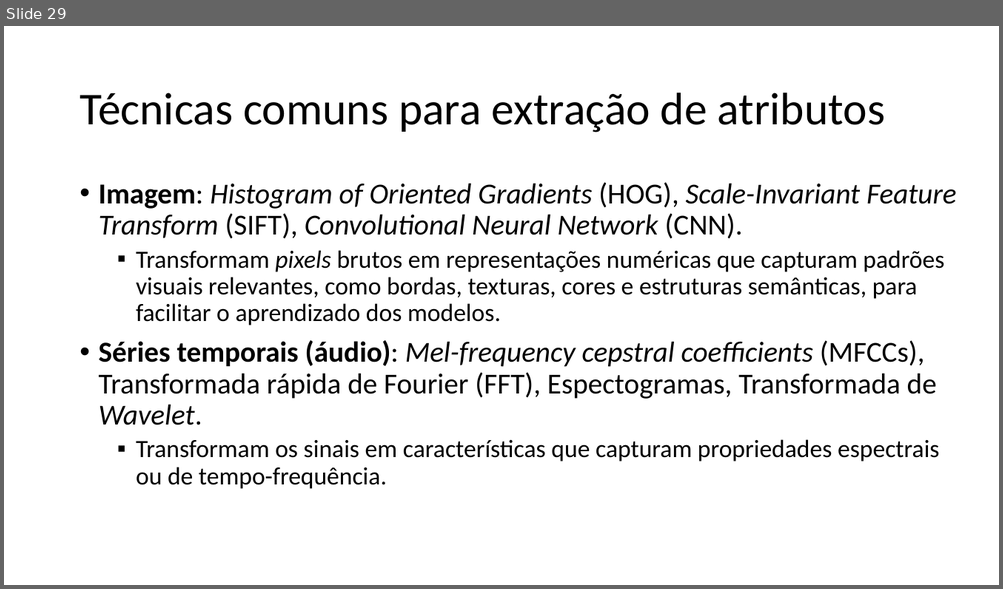
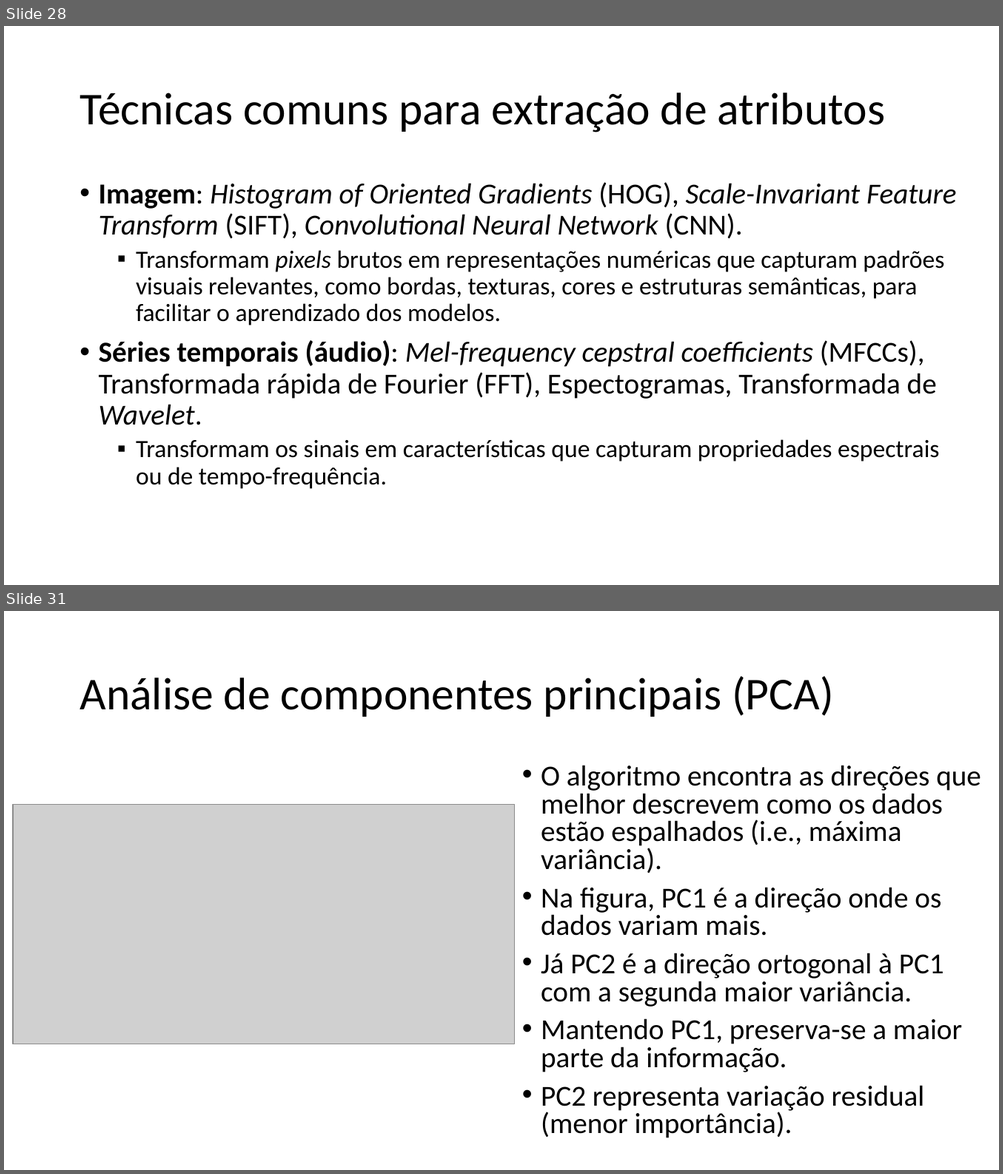
Before and after one commit to zz4fap/c24_inteligencia_artificial, a slide deck: slides/C24_Transformações.pptx. Shown one above the other, each under a label of ours: slide 29 before the commit, slides 28 and 31 after it; the slides between them are not shown. The pictures are 1003x589 and 1003x1174 pixels, drawn with LibreOffice and Linux fonts; fonts in the diff are those of the drawing; grey boxes stand for pictures. Boxes give left, top, right and bottom in pixels: in the first picture for what was removed or moved away, otherwise in the second. Text is boxed around its words. In the diff, an @@ line names an element or a change of style, - is before the commit and + after.

```diff
--- a/slides/C24_Transformações.pptx
+++ b/slides/C24_Transformações.pptx
@@ slide 31 added at (4,611,999,1170), background #FFFFFF @@
@@ title added at (79,676,834,717), 44 pt, text #000000 @@
+Análise de componentes principais (PCA)
@@ text added at (540,765,981,1139), 28 pt, text #000000 @@
+• O algoritmo encontra as direções que melhor descrevem como os dados estão espalhados (i.e., máxima variância).
+• Na figura, PC1 é a direção onde os dados variam mais.
+• Já PC2 é a direção ortogonal à PC1 com a segunda maior variância.
+• Mantendo PC1, preserva-se a maior parte da informação.
+• PC2 representa variação residual (menor importância).
@@ picture added at (13,804,515,1044) @@
@@ what was slide 29 is now slide 28 @@
```
Also in this commit, not shown: 1 slide changed, 5 other slides added, 5 slides removed.
